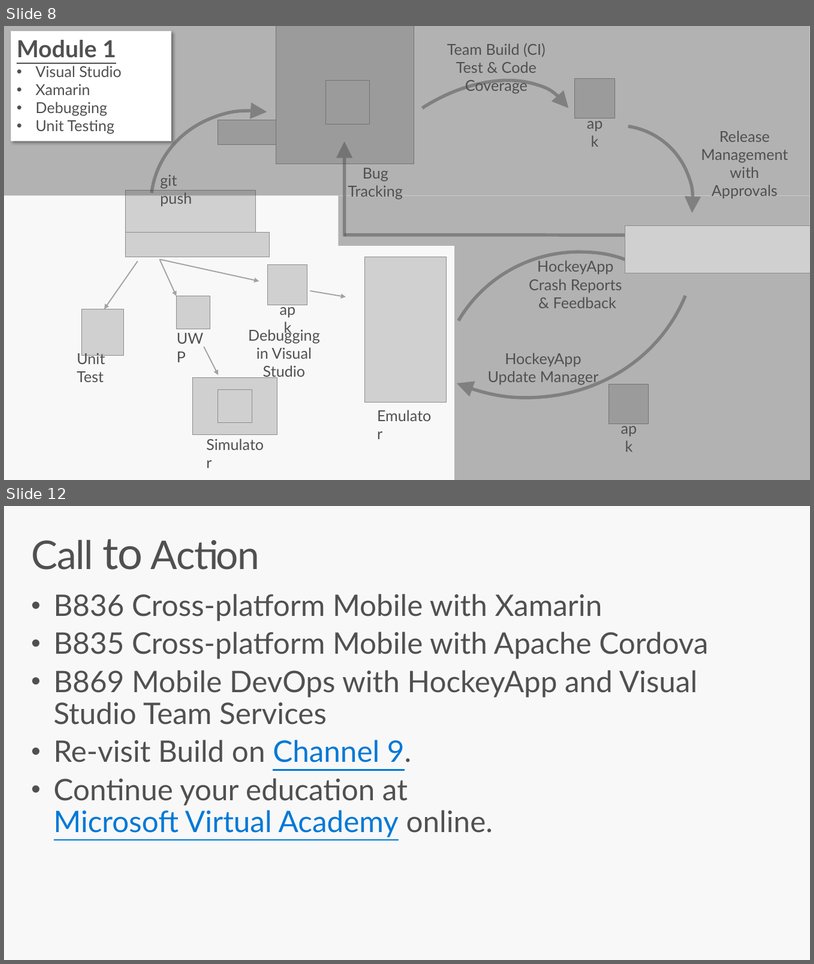
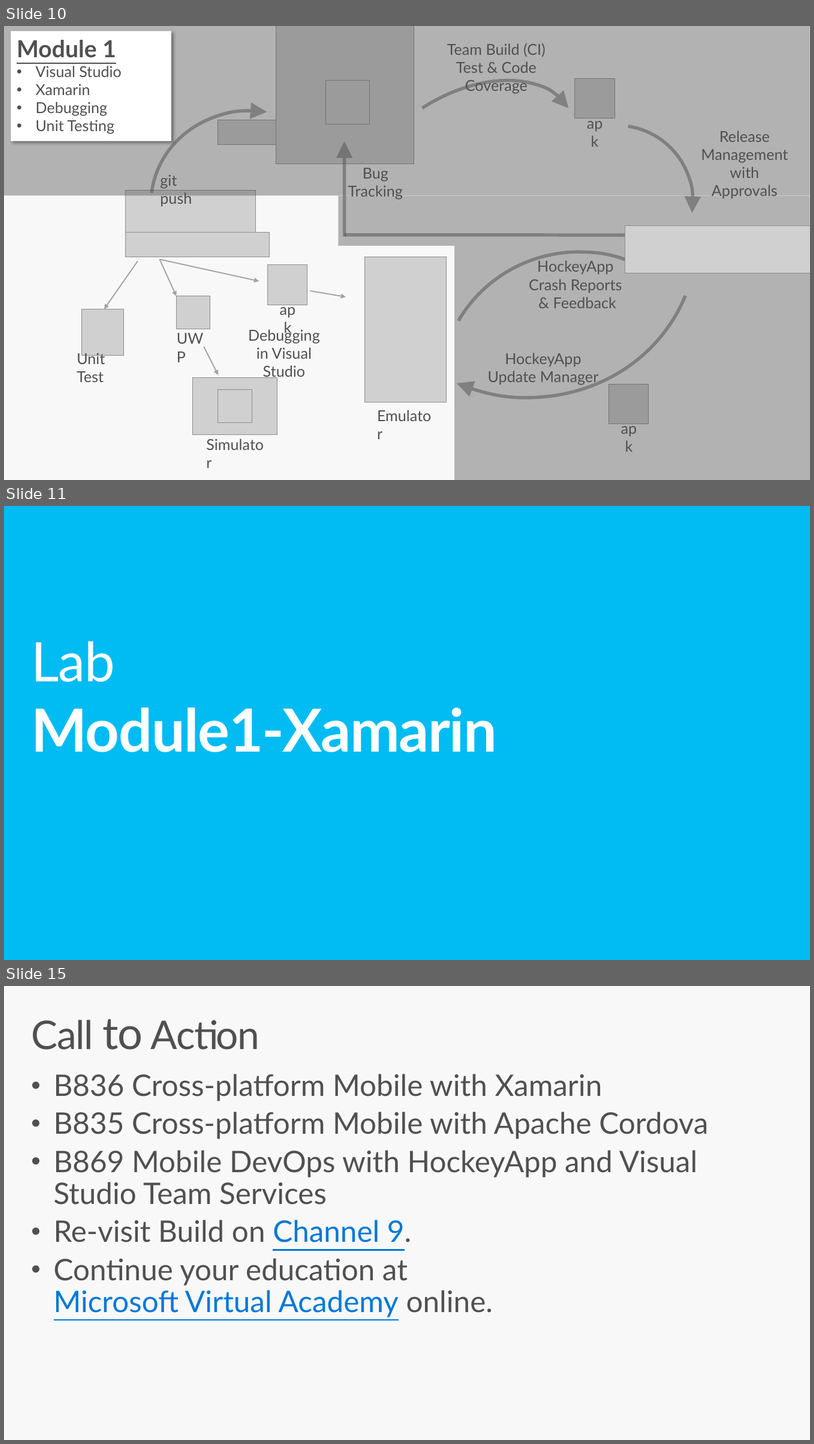
Before and after one commit to sriramdasbalaji/CodeLabs-MobileDevOps, a slide deck: Module1-Xamarin/Slides/Mobile DevOps Module 1.pptx. Shown one above the other, each under a label of ours: slides 8 and 12 before the commit, slides 10, 11 and 15 after it; the slides between them are not shown. The pictures are 814x964 and 814x1444 pixels, drawn with LibreOffice and Linux fonts; fonts in the diff are those of the drawing; grey boxes stand for pictures. Boxes give left, top, right and bottom in pixels: in the first picture for what was removed or moved away, otherwise in the second. Text is boxed around its words. In the diff, an @@ line names an element or a change of style, - is before the commit and + after.

Commit message:
Updates module1 slides

```diff
--- a/Module1-Xamarin/Slides/Mobile DevOps Module 1.pptx
+++ b/Module1-Xamarin/Slides/Mobile DevOps Module 1.pptx
@@ slide 11 added at (x1=4, y1=506, x2=810, y2=960), background #00BCF2 @@
@@ title added at (x1=31, y1=641, x2=497, y2=752), 72 pt, text #FFFFFF, bold @@
+Lab
+Module1-Xamarin
@@ what was slide 8 is now slide 10 @@
@@ what was slide 12 is now slide 15 @@
```
Also in this commit, not shown: 3 slides changed, 3 other slides added, 1 slide removed.
